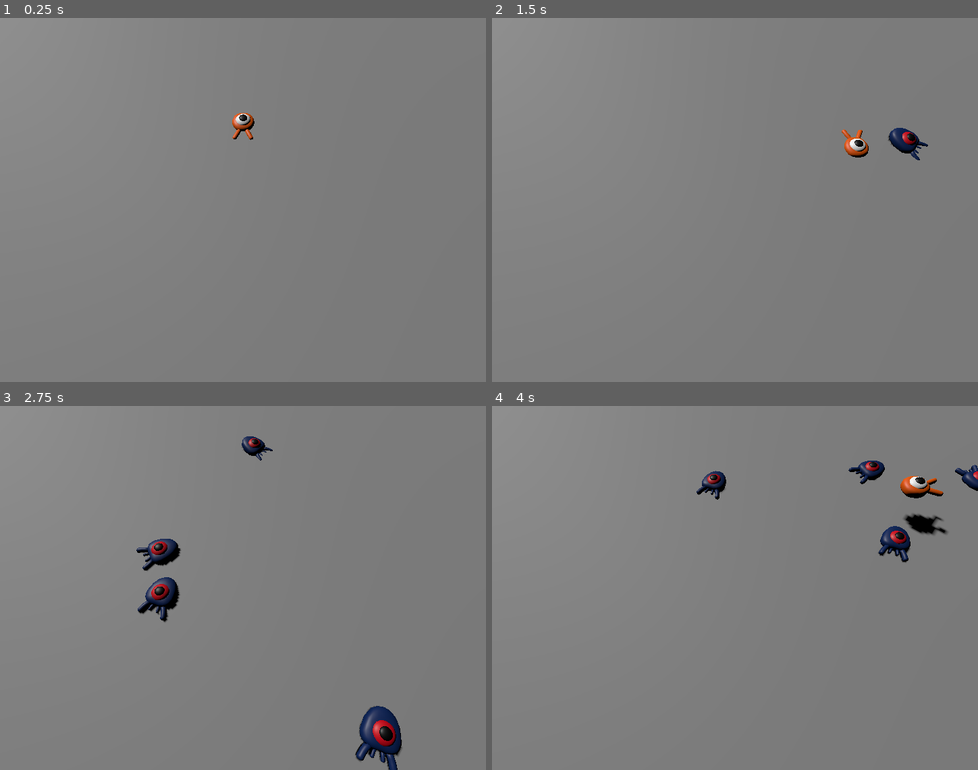
Above: before the commit, frames 1-4 (two rows, left to right).
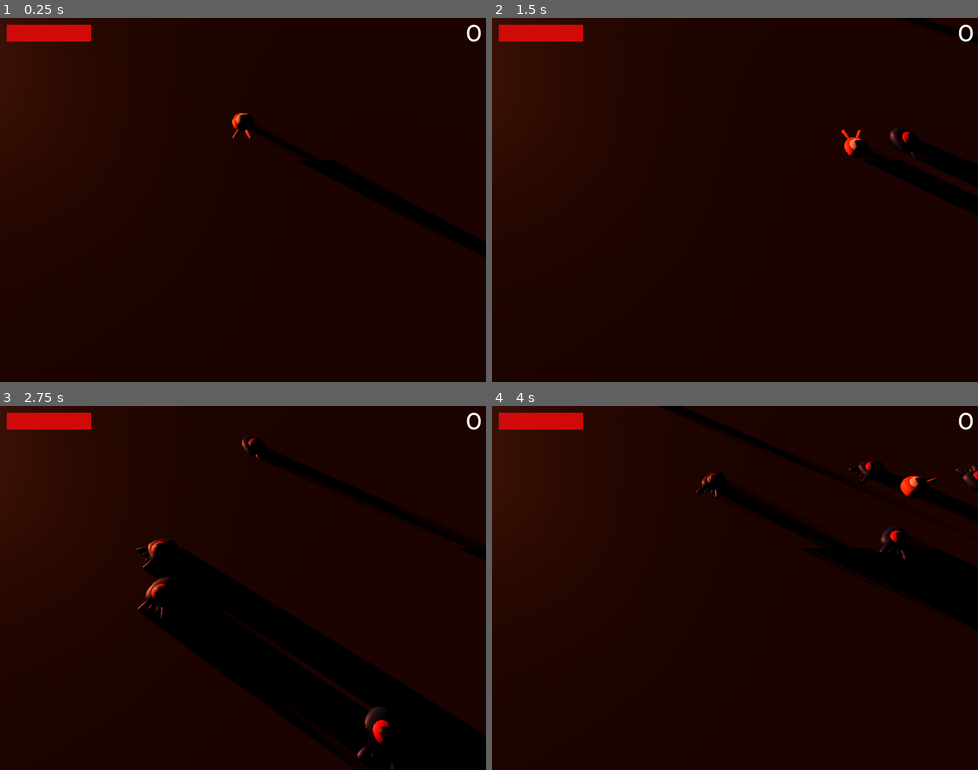
Above: after the commit, the same moments.

Repository: Iain4/Squash-The-Creepers
Game: Godot game, scene res://main.tscn
The game is run twice, just before and just after one commit, with the same random seed, the same clock (stepped at 60 frames per second) and the same inputs.
Inputs:
- Up to frame 1 (0.25 s): no input
- Up to frame 2 (1.5 s): tap Enter at 0.5 s; hold D (move_right) 0.53-1.28 s; tap Space (jump) at 0.77 s; hold S (move_back) from 1.28 s (still down)
- Up to frame 3 (2.75 s): tap Space (jump) at 1.52 s; release S (move_back) at 2.03 s; hold D (move_right) from 2.03 s (still down)
- Up to frame 4 (4 s): release D (move_right) at 2.78 s; hold W (move_forward) 2.78-3.53 s; tap Space (jump) at 3.02, 3.77 s; hold A (move_left) from 3.53 s (still down)

The runs differ from the first frame. In frame 1, 100% of the frame differs, in the area x 0-100%, y 0-100%; in frame 2, 100%; in frame 3, 99%; in frame 4, 100%.

Commit message:
HUD health and score

Diff:
--- /dev/null
+++ b/hud.gd
@@ -0,0 +1,15 @@
+extends CanvasLayer
+
+
+# Called when the node enters the scene tree for the first time.
+func _ready() -> void:
+	pass # Replace with function body.
+
+func set_max_health(value):
+	$Health.max_value = value
+
+func update_score(score):
+	$Score.text = str(score)
+
+func update_health(health):
+	$Health.value = health
--- /dev/null
+++ b/hud.tscn
@@ -0,0 +1,37 @@
+[gd_scene load_steps=5 format=3 uid="uid://c6kxmlol2vbey"]
+
+[ext_resource type="Script" uid="uid://dk6mlxpc16vha" path="res://hud.gd" id="1_64ctp"]
+[ext_resource type="FontFile" uid="uid://cyxhh7ddkn62q" path="res://fonts/Montserrat-Medium.ttf" id="2_8sq4i"]
+
+[sub_resource type="StyleBoxFlat" id="StyleBoxFlat_64ctp"]
+bg_color = Color(0.6, 0.6, 0.6, 0.5137255)
+
+[sub_resource type="StyleBoxFlat" id="StyleBoxFlat_8sq4i"]
+bg_color = Color(0.87734634, 3.8745256e-06, 1.2513996e-06, 0.8784314)
+
+[node name="Hud" type="CanvasLayer"]
+script = ExtResource("1_64ctp")
+
+[node name="Score" type="Label" parent="."]
+anchors_preset = 1
+anchor_left = 1.0
+anchor_right = 1.0
+offset_left = -126.0
+offset_right = -6.0
+offset_bottom = 45.0
+grow_horizontal = 0
+theme_override_fonts/font = ExtResource("2_8sq4i")
+theme_override_font_sizes/font_size = 36
+text = "0"
+horizontal_alignment = 2
+
+[node name="Health" type="ProgressBar" parent="."]
+offset_left = 10.0
+offset_top = 10.0
+offset_right = 135.0
+offset_bottom = 35.0
+theme_override_styles/background = SubResource("StyleBoxFlat_64ctp")
+theme_override_styles/fill = SubResource("StyleBoxFlat_8sq4i")
+max_value = 3.0
+step = 1.0
+show_percentage = false
--- a/main.gd
+++ b/main.gd
@@ -4,7 +4,9 @@
 
 # Called when the node enters the scene tree for the first time.
 func _ready() -> void:
-	pass # Replace with function body.
+	clear_mobs()
+	$Hud.set_max_health($Player.health)
+	$Hud.update_health($Player.health)
 
 
 # Called every frame. 'delta' is the elapsed time since the previous frame.
@@ -33,10 +35,13 @@
 
 func _on_player_hit() -> void:
 	clear_mobs()
-	# needs to update the hud
-
+	$Hud.update_health($Player.health)
 
 
 func _on_player_dead() -> void:
 	$MobTimer.stop()
 	# needes to also tell the hud
+
+
+func _on_player_squish() -> void:
+	$Hud.update_score($Player.score)
--- a/main.tscn
+++ b/main.tscn
@@ -1,8 +1,9 @@
-[gd_scene load_steps=9 format=3 uid="uid://2wap0283yk0r"]
+[gd_scene load_steps=10 format=3 uid="uid://2wap0283yk0r"]
 
 [ext_resource type="Script" uid="uid://cc8n3086pvl18" path="res://main.gd" id="1_h2yge"]
 [ext_resource type="PackedScene" uid="uid://ceuu150fmggvr" path="res://player.tscn" id="1_ig7tw"]
 [ext_resource type="PackedScene" uid="uid://defdm2qdva75q" path="res://mob.tscn" id="2_1bvp3"]
+[ext_resource type="PackedScene" uid="uid://c6kxmlol2vbey" path="res://hud.tscn" id="4_1bvp3"]
 
 [sub_resource type="BoxShape3D" id="BoxShape3D_0xm2m"]
 size = Vector3(60, 2, 60)
@@ -40,7 +41,9 @@
 mesh = SubResource("BoxMesh_h2yge")
 
 [node name="DirectionalLight3D" type="DirectionalLight3D" parent="."]
-transform = Transform3D(0.64811987, -0.50659835, -0.5685936, 0, -0.74663824, 0.6652303, -0.7615383, -0.43114895, -0.48391107, 0, 0, 0)
+transform = Transform3D(0.56128824, -0.06540796, -0.82503164, -0.100124985, -0.9949167, 0.010758936, -0.8215415, 0.07656753, -0.5649841, 0, 0, 0)
+light_color = Color(0.81591254, 0.31053698, 0.18149629, 1)
+light_energy = 5.0
 shadow_enabled = true
 
 [node name="Player" parent="." instance=ExtResource("1_ig7tw")]
@@ -53,6 +56,7 @@
 transform = Transform3D(1, 0, 0, 0, 0.4226182, 0.90630776, 0, -0.90630776, 0.4226182, 0, 16.742142, 15.640858)
 
 [node name="Cylinders" type="Node3D" parent="."]
+visible = false
 
 [node name="MeshInstance3D" type="MeshInstance3D" parent="Cylinders"]
 transform = Transform3D(1, 0, 0, 0, 1, 0, 0, 0, 1, 29, 0, -18)
@@ -80,6 +84,9 @@
 wait_time = 0.5
 autostart = true
 
+[node name="Hud" parent="." instance=ExtResource("4_1bvp3")]
+
 [connection signal="dead" from="Player" to="." method="_on_player_dead"]
 [connection signal="hit" from="Player" to="." method="_on_player_hit"]
+[connection signal="squish" from="Player" to="." method="_on_player_squish"]
 [connection signal="timeout" from="MobTimer" to="." method="_on_mob_timer_timeout"]
--- a/mob.gd
+++ b/mob.gd
@@ -1,6 +1,6 @@
 extends CharacterBody3D
 
-signal squashed
+#signal squashed
 
 @export var min_speed = 10
 @export var max_speed = 18
@@ -15,7 +15,7 @@
 	velocity = velocity.rotated(Vector3.UP, rotation.y)
 
 func squash():
-	squashed.emit()
+	#squashed.emit()
 	queue_free()
 
 func _physics_process(delta: float) -> void:
--- a/player.gd
+++ b/player.gd
@@ -1,12 +1,13 @@
 extends CharacterBody3D
 signal hit
 signal dead
+signal squish
 
 @export var speed = 14
 @export var fall_acceleration = 75
 @export var jump_impulse  =20
 @export var bounce_impulse = 16
-@export var health = 1
+@export var health = 3
 @export var score = 0
 
 var target_velocity = Vector3.ZERO
@@ -54,6 +55,7 @@
 				mob.squash()
 				target_velocity.y = bounce_impulse
 				score += 1
+				squish.emit()
 				break # to prvent duplicate calls
 
 
Not shown, added: hud.gd.uid
